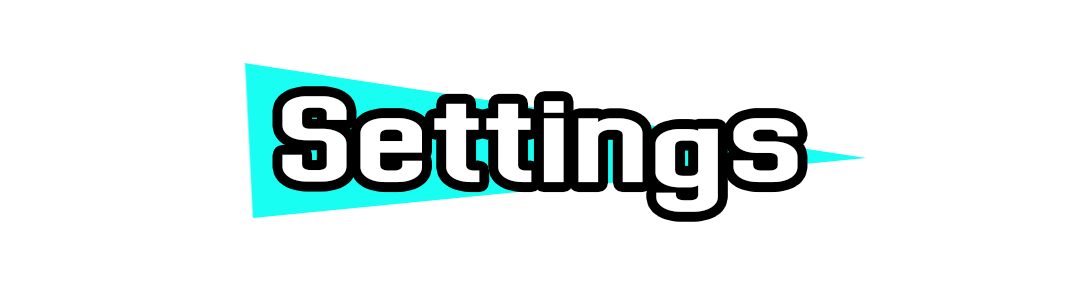
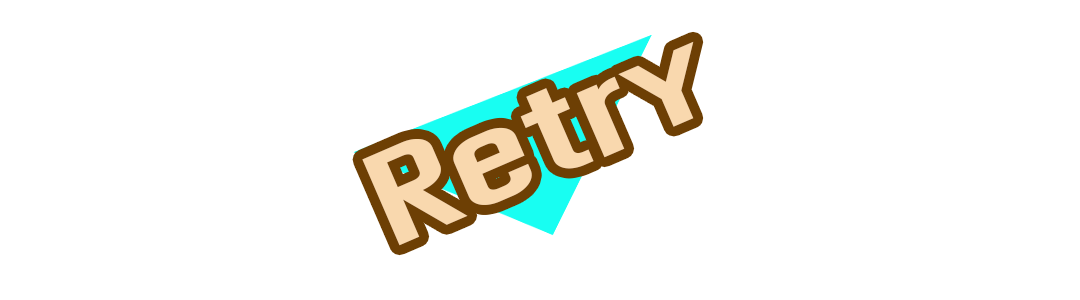
Revision of a layered 1080×300 image; what changed, layer by layer:
hid group "Titles" (3 layers) over [244, 59, 866, 218]
added group "retry" with 5 layers above "Credits" over [323, 34, 745, 256]
added layer "Retry" (1st of 3, in "retry") in group "retry" over [362, 41, 694, 246]
added layer "Layer 2 copy 9" in group "retry" over [351, 35, 652, 236]
